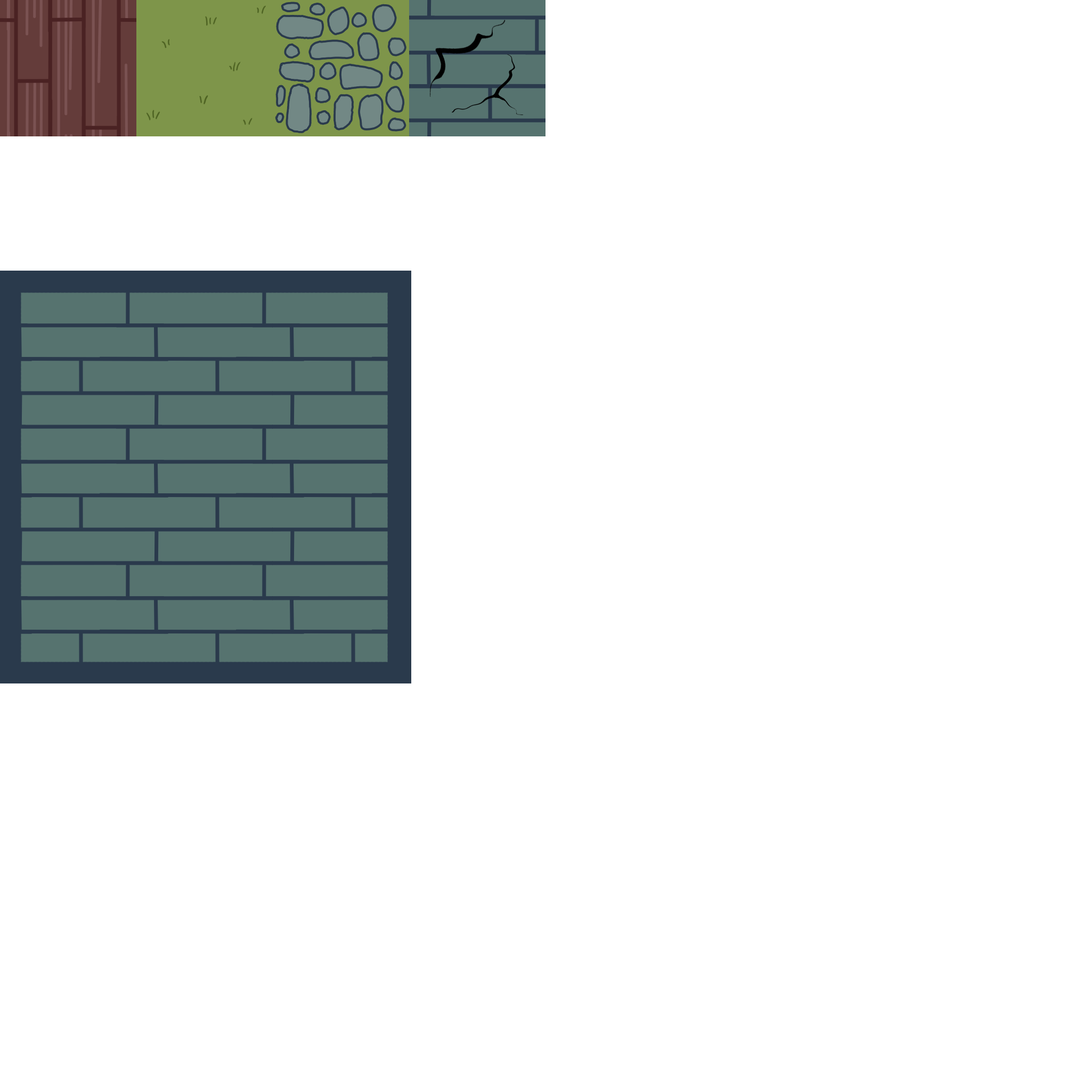
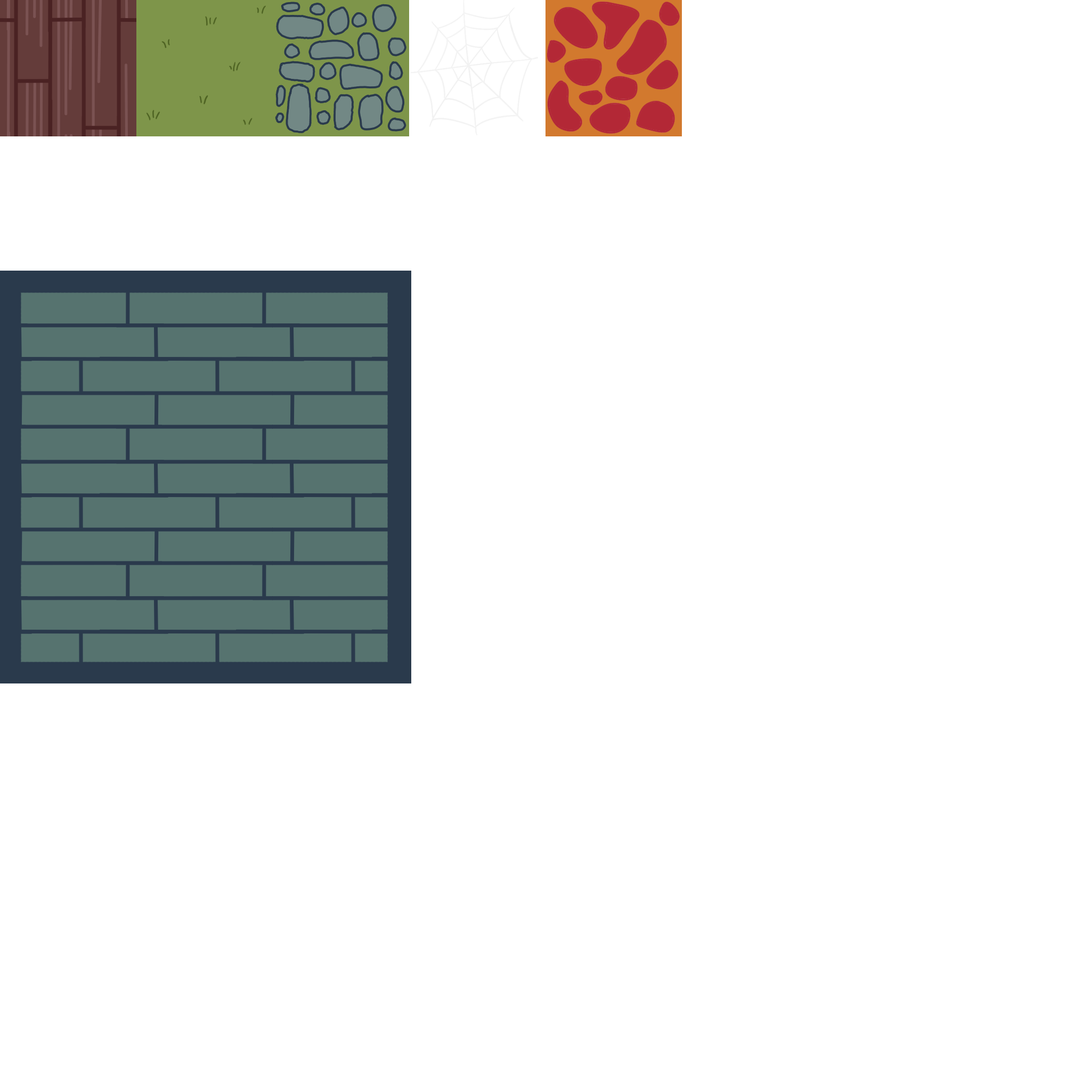
The second (1091, 1091) image is a revision of the first. Changes to its layers:
added group "lava e=png t=yes s=50" with 2 layers in group "tiles p=./tiles e=png s=50 t=no" over [531, 0, 683, 137]
added layer "Слой 4" (1st of 2, in "tiles p=./tiles e=png s=50 t=no" › "lava e=png t=yes s=50") in group "lava e=png t=yes s=50" over [531, 0, 683, 137]
added layer "Слой 4" (2nd of 2, in "tiles p=./tiles e=png s=50 t=no" › "lava e=png t=yes s=50") in group "lava e=png t=yes s=50" over [531, 0, 683, 137]
renamed "Background Merged" to "Слой 3", painted on it over [409, 0, 565, 137]
removed layer "Paint Layer 2" (1st of 2, in "tiles p=./tiles e=png s=50 t=no" › "breakable_wall e=png t=yes s=50") from group "breakable_wall e=png t=yes s=50" over [409, 0, 578, 137]
removed layer "Paint Layer 3" (1st of 2, in "tiles p=./tiles e=png s=50 t=no" › "breakable_wall e=png t=yes s=50") from group "breakable_wall e=png t=yes s=50" over [409, 0, 578, 137]
